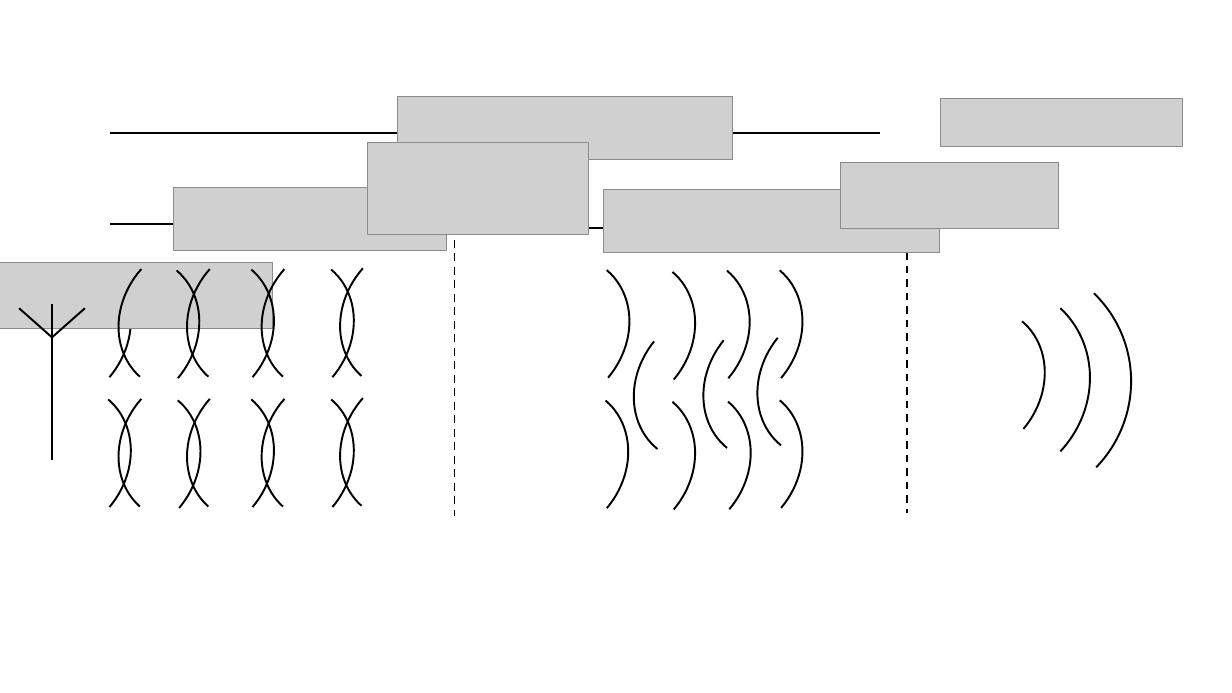
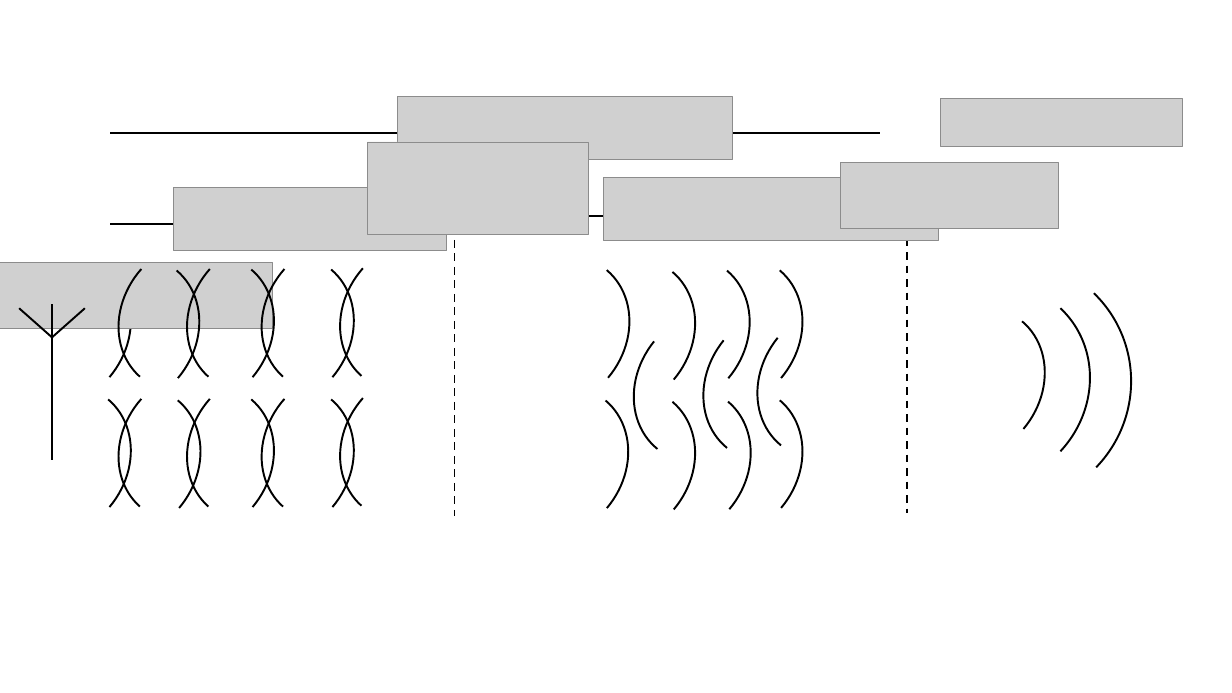
Before and after one commit to Mikkelnn/ESD5-Project, a slide deck: slide 1 of Figures/TechnicalAnalysis/NFFF/nfFfRegions.pptx. Drawn at 1232x693 pixels with LibreOffice and Linux fonts; fonts in the diff are those of the drawing; grey boxes stand for pictures. Boxes give left, top, right and bottom in pixels: in the first picture for what was removed or moved away, otherwise in the second. Text is boxed around its words. In the diff, an @@ line names an element or a change of style, - is before the commit and + after.

Commit message:
nf ff regions figur opdateret igen x2

```diff
--- a/Figures/TechnicalAnalysis/NFFF/nfFfRegions.pptx
+++ b/Figures/TechnicalAnalysis/NFFF/nfFfRegions.pptx
@@ picture: place and size @@
-picture at (604,189,940,252)
+picture at (604,177,939,240)
@@ line moved from (851, 228) - (585, 228) to (850, 216) - (584, 216) @@
```
